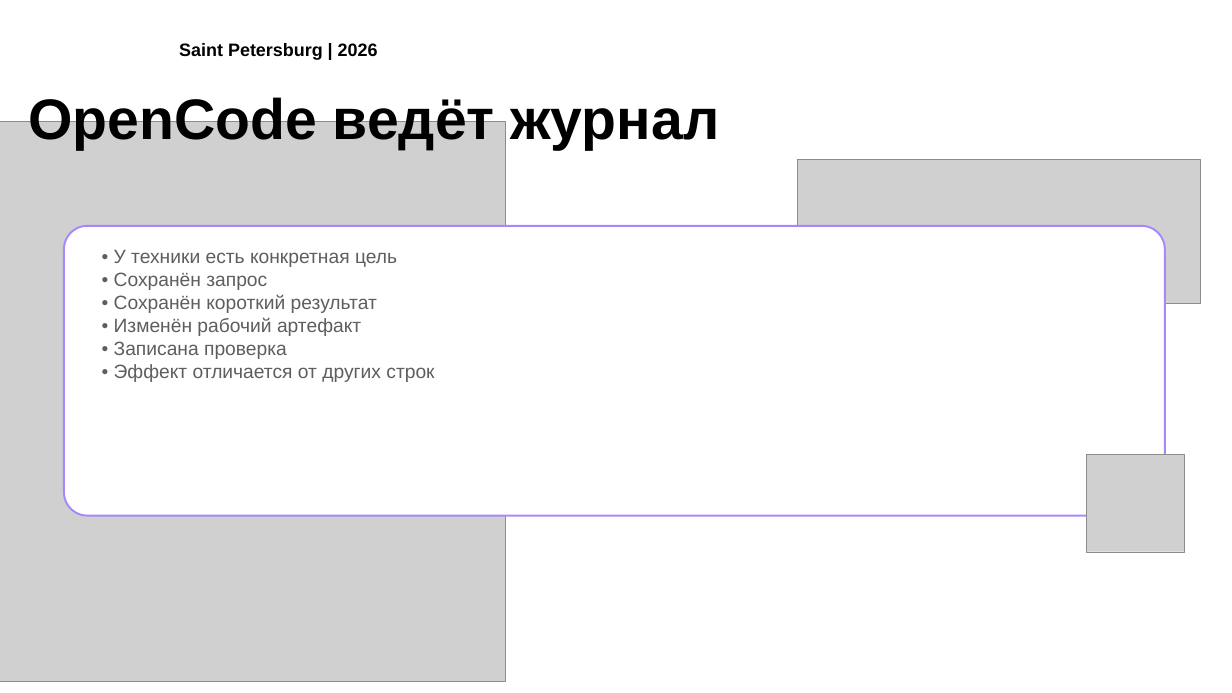
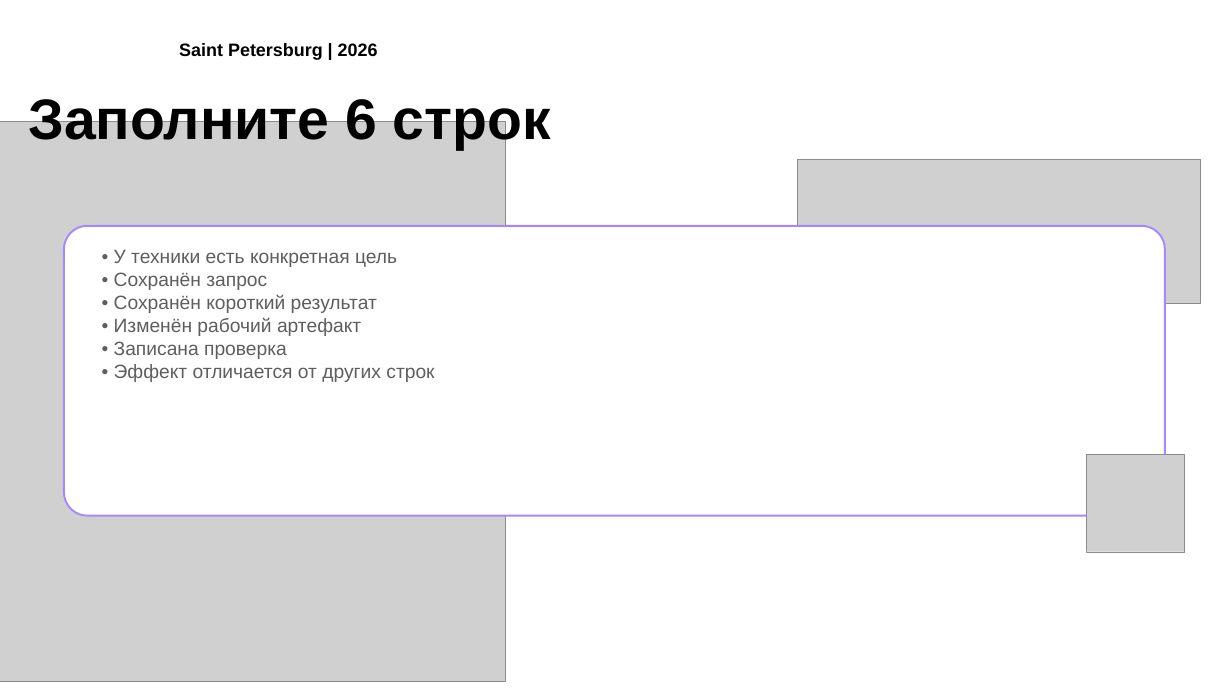
Before and after one commit to karinneyXx1/ITMOv2, a slide deck: slide 9 of practices/practice_02/slides/practice_02.pptx. Drawn at 1232x693 pixels with LibreOffice and Linux fonts; fonts in the diff are those of the drawing; grey boxes stand for pictures; background and template pictures are left out. Boxes give left, top, right and bottom in pixels: in the first picture for what was removed or moved away, otherwise in the second. Text is boxed around its words. In the diff, an @@ line names an element or a change of style, - is before the commit and + after.

```diff
--- a/practices/practice_02/slides/practice_02.pptx
+++ b/practices/practice_02/slides/practice_02.pptx
@@ title at box(28, 94, 551, 150): text changed @@
-OpenCode ведёт журнал
+Заполните 6 строк
```
Also in this commit, not shown: 4 other slides changed, 1 slide added, 1 slide removed, 19 other files.
